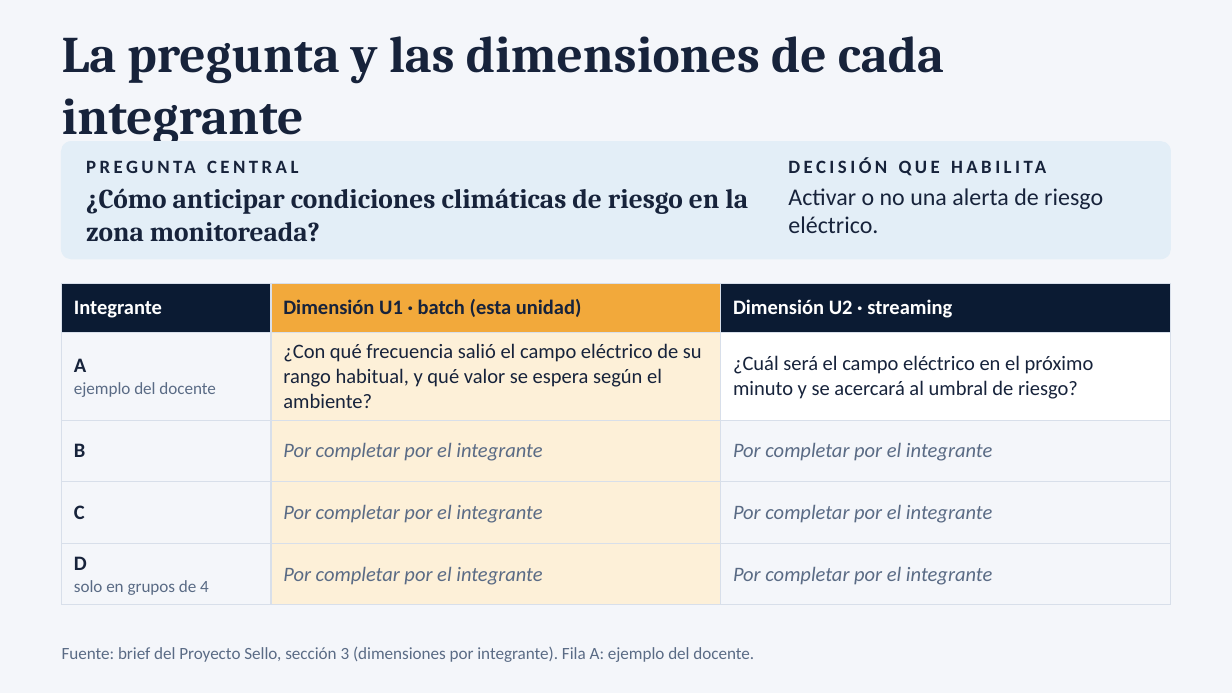
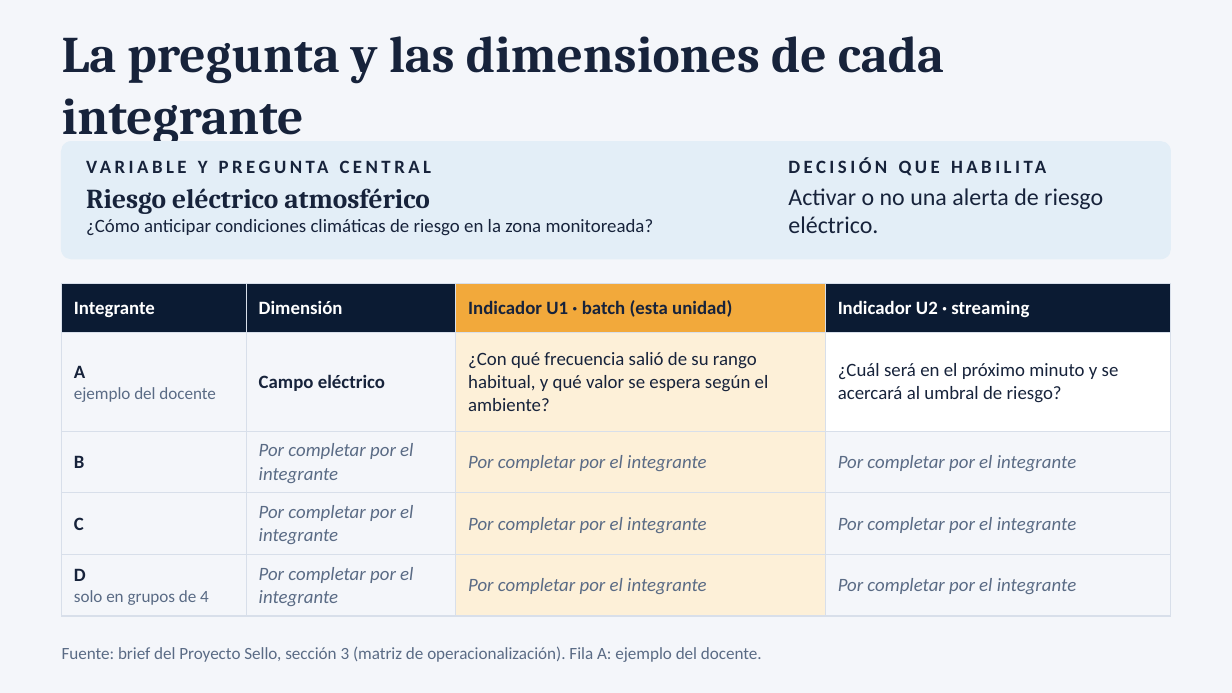
Before and after one commit to 262bigdata/lambda26, a slide deck: slide 2 of docs/presentaciones/lambda26_U1_campo_electrico.pptx. Drawn at 1232x693 pixels with LibreOffice and Linux fonts; fonts in the diff are those of the drawing. Boxes give left, top, right and bottom in pixels: in the first picture for what was removed or moved away, otherwise in the second. Text is boxed around its words. In the diff, an @@ line names an element or a change of style, - is before the commit and + after.

```diff
--- a/docs/presentaciones/lambda26_U1_campo_electrico.pptx
+++ b/docs/presentaciones/lambda26_U1_campo_electrico.pptx
@@ text at [198,160,208,173]: text changed @@
-PREGUNTA CENTRAL
+VARIABLE Y PREGUNTA CENTRAL
@@ text at [86,188,430,214]: paragraph added @@
+Riesgo eléctrico atmosférico
@@ text at [86,219,654,235]: size 16 to 11 pt, font Cambria to Calibri, bold off in "¿Cómo anticipar condiciones climáticas de riesgo en ..." @@
@@ table at [62,283,1170,610] @@
-column 2: Dimensión U1 · batch (esta unidad) | ¿Con qué frecuencia salió el campo eléctrico de su rango habitual, y qué valor se espera según el ambiente? | Por completar por el integrante | Por completar por el integrante | Por completar por el integrante
-column 3: Dimensión U2 · streaming | ¿Cuál será el campo eléctrico en el próximo minuto y se acercará al umbral de riesgo? | Por completar por el integrante | Por completar por el integrante | Por completar por el integrante
+column 2: Dimensión | Campo eléctrico | Por completar por el integrante | Por completar por el integrante | Por completar por el integrante
+column 3: Indicador U1 · batch (esta unidad) | ¿Con qué frecuencia salió de su rango habitual, y qué valor se espera según el ambiente? | Por completar por el integrante | Por completar por el integrante | Por completar por el integrante
+column 4: Indicador U2 · streaming | ¿Cuál será en el próximo minuto y se acercará al umbral de riesgo? | Por completar por el integrante | Por completar por el integrante | Por completar por el integrante
@@ text at [62,646,762,662]: text changed @@
-Fuente: brief del Proyecto Sello, sección 3 (dimensiones por integrante). Fila A: ejemplo del docente.
+Fuente: brief del Proyecto Sello, sección 3 (matriz de operacionalización). Fila A: ejemplo del docente.
```
Also in this commit, not shown: 1 other slide changed, 9 other files.
